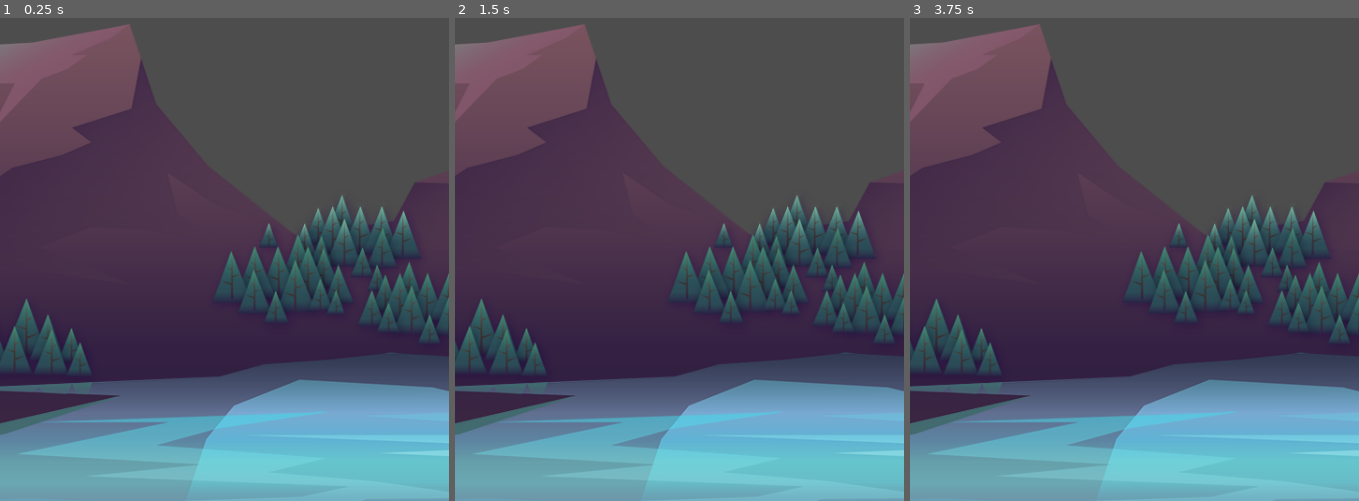
Above: before the commit, frames 1-3 (left to right).
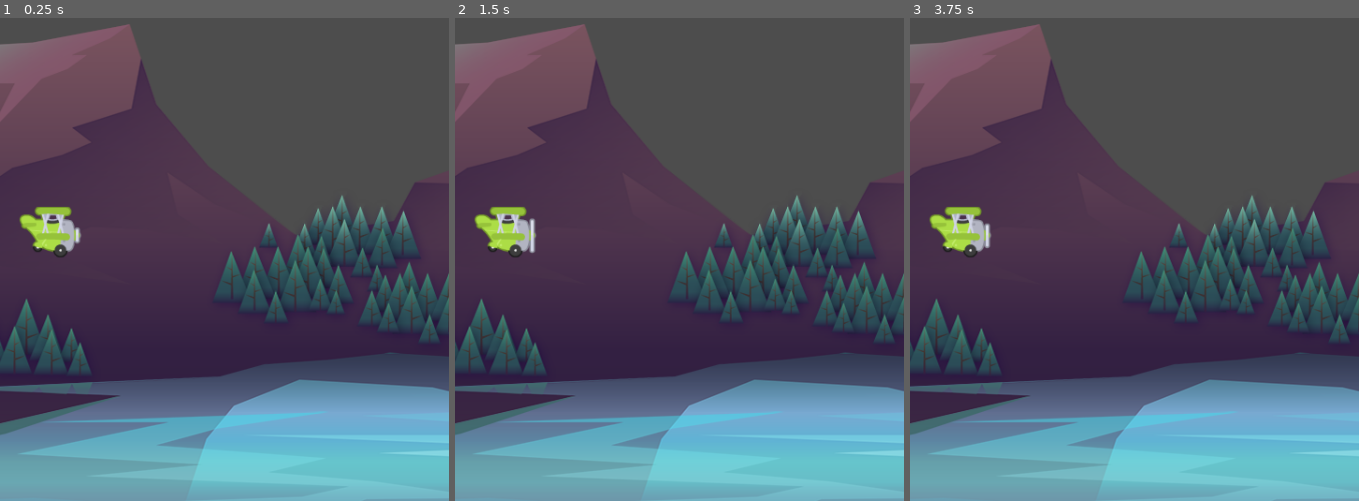
Above: after the commit, the same moments.

Repository: Epiq122/tappy-game
Game: Godot game, scene res://game/game.tscn
The game is run twice, just before and just after one commit, with the same random seed, the same clock (stepped at 60 frames per second) and the same inputs. Before the commit the project has no main scene; this scene is started directly in both runs.
Inputs:
- Up to frame 1 (0.25 s): no input
- Up to frame 2 (1.5 s): tap Enter at 0.5 s
- Up to frame 3 (3.75 s): tap Space at 2 s; tap Enter at 3.5 s

The runs differ from the first frame. In frame 1, 0.9% of the frame differs, in the area x 4-19%, y 39-50%; in frame 2, 1.0%; in frame 3, 0.9%.

Commit message:
added the the plane into the scene and the animation

Diff:
--- a/game/game.tscn
+++ b/game/game.tscn
@@ -1,9 +1,13 @@
-[gd_scene load_steps=2 format=3 uid="uid://pjd66in1rtno"]
+[gd_scene load_steps=3 format=3 uid="uid://pjd66in1rtno"]
 
 [ext_resource type="Texture2D" uid="uid://bcn2jpow2ft0l" path="res://assets/background/rocks_2.png" id="1_ey5ni"]
+[ext_resource type="PackedScene" uid="uid://cymrvxj436mgg" path="res://plane_cb/plane_cb.tscn" id="2_86r0s"]
 
 [node name="Game" type="Node2D"]
 
 [node name="Sprite2D" type="Sprite2D" parent="."]
 position = Vector2(160, 373)
 texture = ExtResource("1_ey5ni")
+
+[node name="PlaneCB" parent="." instance=ExtResource("2_86r0s")]
+position = Vector2(54, 567)
--- /dev/null
+++ b/plane_cb/plane_cb.tscn
@@ -0,0 +1,40 @@
+[gd_scene load_steps=6 format=3 uid="uid://cymrvxj436mgg"]
+
+[ext_resource type="Texture2D" uid="uid://kkqbvr8eq6fx" path="res://assets/plane/planes_sheet.png" id="1_knar8"]
+
+[sub_resource type="AtlasTexture" id="AtlasTexture_koaa2"]
+atlas = ExtResource("1_knar8")
+region = Rect2(0, 0, 88, 73)
+
+[sub_resource type="AtlasTexture" id="AtlasTexture_nlt25"]
+atlas = ExtResource("1_knar8")
+region = Rect2(88, 0, 88, 73)
+
+[sub_resource type="AtlasTexture" id="AtlasTexture_fnc2e"]
+atlas = ExtResource("1_knar8")
+region = Rect2(176, 0, 88, 73)
+
+[sub_resource type="SpriteFrames" id="SpriteFrames_wg41n"]
+animations = [{
+"frames": [{
+"duration": 1.0,
+"texture": SubResource("AtlasTexture_koaa2")
+}, {
+"duration": 1.0,
+"texture": SubResource("AtlasTexture_nlt25")
+}, {
+"duration": 1.0,
+"texture": SubResource("AtlasTexture_fnc2e")
+}],
+"loop": true,
+"name": &"fly",
+"speed": 10.0
+}]
+
+[node name="PlaneCB" type="CharacterBody2D"]
+
+[node name="AnimatedSprite2D" type="AnimatedSprite2D" parent="."]
+scale = Vector2(0.75, 0.75)
+sprite_frames = SubResource("SpriteFrames_wg41n")
+animation = &"fly"
+autoplay = "fly"
--- a/project.godot
+++ b/project.godot
@@ -11,8 +11,8 @@
 [application]
 
 config/name="TappyGame"
+run/main_scene="res://game/game.tscn"
 config/features=PackedStringArray("4.2", "Mobile")
-config/icon="res://icon.svg"
 
 [display]
 
